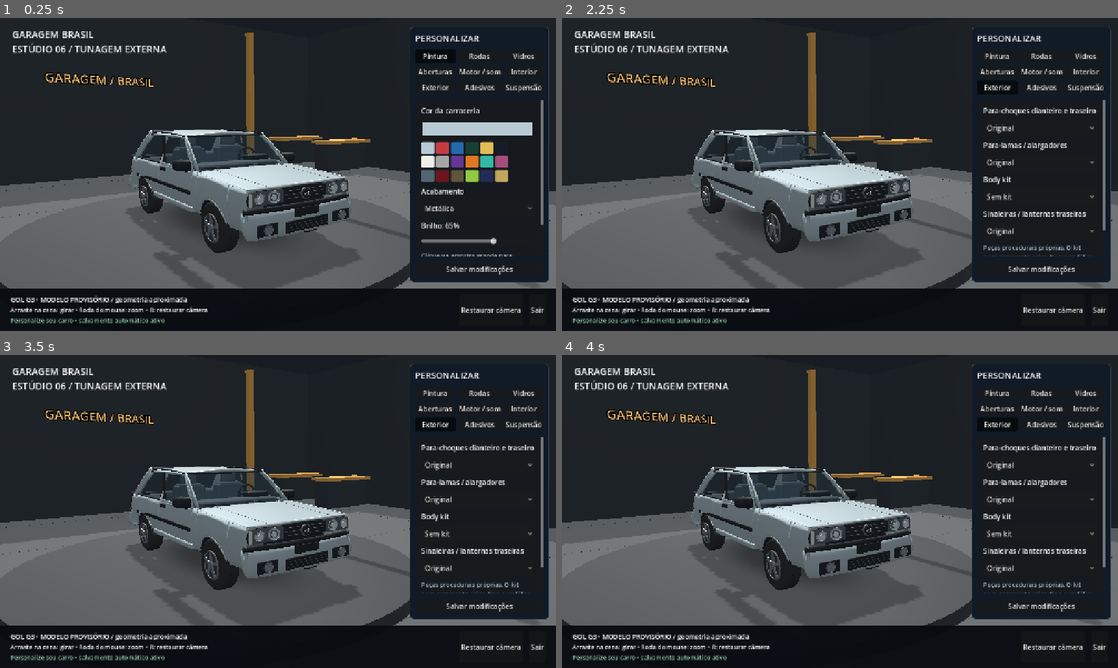
Above: before the commit, frames 1-4 (two rows, left to right).
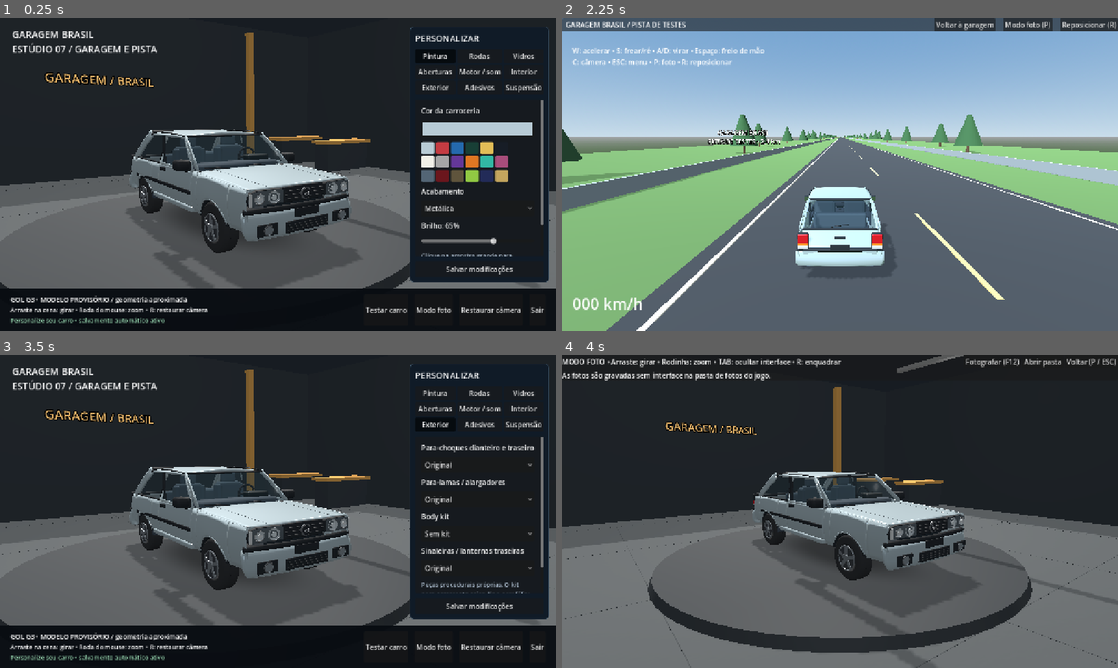
Above: after the commit, the same moments.

Repository: mtsgodinho/garagem-brasil
Game: Godot game, scene res://scenes/garage.tscn
The game is run twice, just before and just after one commit, with the same random seed, the same clock (stepped at 60 frames per second) and the same inputs.
Inputs (mouse positions are in pixels of both pictures, inside the frame that each line leads up to):
- Up to frame 1 (0.25 s): no input
- Up to frame 2 (2.25 s): click "Interior" at 0.5 s; click "Exterior" at 1.25 s; click (945, 309) at 2 s, where only the run after the commit has a clickable "Testar carro"
- Up to frame 3 (3.5 s): click (400, 361) at 2.75 s, where only the run after the commit has a clickable "Voltar à garagem"
- Up to frame 4 (4 s): click (995, 646) at 3.5 s, where only the run after the commit has a clickable "Modo foto"

The runs differ from the first frame. In frame 1, 0.4% of the frame differs, in the area x 10-82%, y 8-95%; in frame 2, 90%, in the area x 0-100%, y 0-100%; in frame 3, 0.4%; in frame 4, 39%.

Commit message:
Implementa pista arcade retorno à garagem e modo foto com PNG local

Diff:
--- a/project.godot
+++ b/project.godot
@@ -3,7 +3,7 @@
 
 [application]
 config/name="Garagem Brasil"
-config/version="0.6.0"
+config/version="0.7.0"
 run/main_scene="res://scenes/garage.tscn"
 config/features=PackedStringArray("4.6", "GL Compatibility")
 
--- /dev/null
+++ b/scripts/driving/test_track.gd
@@ -0,0 +1,198 @@
+extends Node3D
+
+const Car = preload("res://scripts/vehicles/placeholder_car.gd")
+const Driver = preload("res://scripts/driving/vehicle_driver.gd")
+signal garage_requested
+signal photo_requested
+var customization: Resource
+var driver: CharacterBody3D
+var camera: Camera3D
+var hud: CanvasLayer
+var speed_label: Label
+var pause_panel: PanelContainer
+var paused := false
+var camera_mode := 0
+var photo_mode := false
+var world: WorldEnvironment
+
+func material(color: String) -> StandardMaterial3D:
+	var mat := StandardMaterial3D.new()
+	mat.albedo_color = Color(color)
+	mat.roughness = 0.9
+	return mat
+
+func block(label: String, size: Vector3, at: Vector3, mat: Material, collision: bool = false) -> void:
+	var mesh := MeshInstance3D.new()
+	mesh.name = label
+	var shape := BoxMesh.new()
+	shape.size = size
+	mesh.mesh = shape
+	mesh.position = at
+	mesh.material_override = mat
+	add_child(mesh)
+	if collision:
+		var body := StaticBody3D.new()
+		var collider := CollisionShape3D.new()
+		var box := BoxShape3D.new()
+		box.size = size
+		collider.shape = box
+		body.position = at
+		body.add_child(collider)
+		add_child(body)
+
+func instances(mesh: Mesh, mat: Material, transforms: Array[Transform3D]) -> void:
+	var node := MultiMeshInstance3D.new()
+	node.multimesh = MultiMesh.new()
+	node.multimesh.transform_format = MultiMesh.TRANSFORM_3D
+	node.multimesh.mesh = mesh
+	node.multimesh.instance_count = transforms.size()
+	for i in transforms.size(): node.multimesh.set_instance_transform(i,transforms[i])
+	node.material_override = mat
+	add_child(node)
+
+func _ready() -> void:
+	name = "TestTrack"
+	world = WorldEnvironment.new()
+	var env := Environment.new()
+	env.background_mode = Environment.BG_SKY
+	var sky := Sky.new()
+	var sky_mat := ProceduralSkyMaterial.new()
+	sky_mat.sky_top_color = Color("679acd")
+	sky_mat.sky_horizon_color = Color("c9ddea")
+	sky_mat.ground_bottom_color = Color("45653c")
+	sky.sky_material = sky_mat
+	env.sky = sky
+	env.ambient_light_source = Environment.AMBIENT_SOURCE_COLOR
+	env.ambient_light_color = Color("d9e3ef")
+	env.ambient_light_energy = 0.5
+	env.reflected_light_source = Environment.REFLECTION_SOURCE_SKY
+	world.environment = env
+	add_child(world)
+	var sun := DirectionalLight3D.new()
+	sun.rotation_degrees = Vector3(-48,-35,0)
+	sun.light_energy = 0.9
+	sun.shadow_enabled = true
+	sun.shadow_opacity = 0.6
+	sun.directional_shadow_max_distance = 90
+	add_child(sun)
+	block("Ground",Vector3(90,1,2400),Vector3(0,-0.51,0),material("547746"),true)
+	block("Asphalt",Vector3(12,0.02,2400),Vector3(0,-0.01,0),material("34383c"),true)
+	var white := material("e1e1cb")
+	for x in [-5.5,5.5]: block("EdgeLine",Vector3(0.12,0.008,2400),Vector3(x,0.005,0),white)
+	var marks := BoxMesh.new()
+	marks.size = Vector3(0.13,0.009,5)
+	var markings: Array[Transform3D] = []
+	for z in range(-1180,1190,14): markings.append(Transform3D(Basis(),Vector3(0,0.006,z)))
+	instances(marks,material("dec17a"),markings)
+	for x in [-13.0,13.0]: block("Guardrail",Vector3(0.18,0.8,2400),Vector3(x,0.4,0),material("89969c"),true)
+	for z in [-1198.0,1198.0]: block("EndBarrier",Vector3(26,1.0,0.3),Vector3(0,0.5,z),material("bb7449"),true)
+	var trunk := CylinderMesh.new()
+	trunk.top_radius = 0.16
+	trunk.bottom_radius = 0.25
+	trunk.height = 2.3
+	trunk.radial_segments = 6
+	var crown := CylinderMesh.new()
+	crown.top_radius = 0.3
+	crown.bottom_radius = 2.3
+	crown.height = 5.2
+	crown.radial_segments = 7
+	var trunks: Array[Transform3D] = []
+	var crowns: Array[Transform3D] = []
+	for side in [-1,1]:
+		for i in range(80):
+			var at := Vector3(side*(19.0+(i%4)*2.1),1.15,-1160+i*29)
+			trunks.append(Transform3D(Basis(),at))
+			crowns.append(Transform3D(Basis(),at+Vector3(0,2.7,0)))
+	instances(trunk,material("695442"),trunks)
+	instances(crown,material("345c38"),crowns)
+	var sign := Label3D.new()
+	sign.text = "GARAGEM BRASIL\nPISTA DE TESTES • 2,4 km"
+	sign.position = Vector3(-8,2.7,842)
+	sign.rotation.y = 0
+	sign.font_size = 48
+	sign.pixel_size = 0.007
+	add_child(sign)
+	driver = Driver.new()
+	driver.customization = customization
+	add_child(driver)
+	camera = Camera3D.new()
+	camera.current = true
+	camera.fov = 62
+	add_child(camera)
+	build_ui()
+	update_camera(1.0)
+
+func build_ui() -> void:
+	hud = CanvasLayer.new()
+	add_child(hud)
+	var root := Control.new()
+	root.set_anchors_and_offsets_preset(Control.PRESET_FULL_RECT)
+	root.mouse_filter = Control.MOUSE_FILTER_IGNORE
+	hud.add_child(root)
+	var panel := PanelContainer.new()
+	panel.set_anchors_and_offsets_preset(Control.PRESET_TOP_WIDE)
+	root.add_child(panel)
+	var row := HBoxContainer.new()
+	row.add_theme_constant_override("separation",18)
+	panel.add_child(row)
+	var title := Label.new()
+	title.text = "  GARAGEM BRASIL / PISTA DE TESTES"
+	title.size_flags_horizontal = Control.SIZE_EXPAND_FILL
+	row.add_child(title)
+	for spec in [["Voltar à garagem",func() -> void: garage_requested.emit()],["Modo foto (P)",func() -> void: photo_requested.emit()],["Reposicionar (R)",func() -> void: driver.reset_vehicle()]]:
+		var button := Button.new()
+		button.text = spec[0]
+		button.focus_mode = Control.FOCUS_NONE
+		button.pressed.connect(spec[1])
+		row.add_child(button)
+	var info := Label.new()
+	info.text = "W: acelerar • S: frear/ré • A/D: virar • Espaço: freio de mão\nC: câmera • ESC: menu • P: foto • R: reposicionar"
+	info.position = Vector2(24,64)
+	root.add_child(info)
+	speed_label = Label.new()
+	speed_label.set_anchors_and_offsets_preset(Control.PRESET_BOTTOM_LEFT)
+	speed_label.position = Vector2(24,-88)
+	speed_label.add_theme_font_size_override("font_size",36)
+	root.add_child(speed_label)
+	pause_panel = PanelContainer.new()
+	pause_panel.set_anchors_and_offsets_preset(Control.PRESET_CENTER)
+	pause_panel.position = Vector2(-145,-100)
+	pause_panel.custom_minimum_size = Vector2(290,200)
+	root.add_child(pause_panel)
+	var column := VBoxContainer.new()
+	pause_panel.add_child(column)
+	var label := Label.new()
+	label.text = "PISTA PAUSADA"
+	column.add_child(label)
+	for spec in [["Continuar",func() -> void: set_paused(false)],["Voltar à garagem",func() -> void: garage_requested.emit()],["Reposicionar carro",func() -> void: driver.reset_vehicle(); set_paused(false)]]:
+		var button := Button.new()
+		button.text = spec[0]
+		button.focus_mode = Control.FOCUS_NONE
+		button.pressed.connect(spec[1])
+		column.add_child(button)
+	pause_panel.hide()
+
+func set_paused(value: bool) -> void:
+	paused = value
+	driver.controls_enabled = not value and not photo_mode
+	pause_panel.visible = value
+
+func _process(delta: float) -> void:
+	speed_label.text = "%03d km/h  %s" % [roundi(absf(driver.speed)*3.6),"RÉ" if driver.speed < -0.2 else ""]
+	if not photo_mode: update_camera(delta)
+
+func update_camera(delta: float) -> void:
+	var at: Vector3 = driver.global_position
+	var offset := Vector3(0,2.7,6.6) if camera_mode == 0 else Vector3(0,1.20,-1.05)
+	var desired: Vector3 = at+driver.global_basis*offset
+	camera.global_position = desired if camera_mode == 1 else camera.global_position.lerp(desired,1.0-exp(-8*delta))
+	camera.look_at(at+driver.global_basis*Vector3(0,0.9,-6))
+
+func _unhandled_key_input(event: InputEvent) -> void:
+	if not event is InputEventKey or not event.pressed or event.echo or photo_mode: return
+	if event.keycode == KEY_ESCAPE: set_paused(not paused)
+	elif event.keycode == KEY_C:
+		camera_mode = (camera_mode+1)%2
+		update_camera(1)
+	elif event.keycode == KEY_R: driver.reset_vehicle()
+	elif event.keycode == KEY_P: photo_requested.emit()
--- /dev/null
+++ b/scripts/driving/vehicle_driver.gd
@@ -0,0 +1,70 @@
+extends CharacterBody3D
+## Modelo cinemático de bicicleta com colisão e gravidade; condução arcade.
+const Car = preload("res://scripts/vehicles/placeholder_car.gd")
+var customization: Resource
+var visual: Node3D
+var speed := 0.0
+var steering := 0.0
+var throttle := 0.0
+var controls_enabled := true
+var manual_controls := false
+var test_accelerate := false
+var test_brake := false
+var test_turn := 0.0
+var test_handbrake := false
+
+func _ready() -> void:
+	name = "DrivenVehicle"
+	var collision := CollisionShape3D.new()
+	var shape := BoxShape3D.new()
+	shape.size = Vector3(1.6,1.38,3.85)
+	collision.shape = shape
+	collision.position.y = 0.69
+	add_child(collision)
+	visual = Car.new()
+	add_child(visual)
+	visual.position.y = -0.105
+	visual.apply_customization(customization)
+	reset_vehicle()
+
+func reset_vehicle() -> void:
+	position = Vector3(-2.7,0.04,850)
+	rotation = Vector3.ZERO
+	velocity = Vector3.ZERO
+	speed = 0
+	steering = 0
+	throttle = 0
+
+func _physics_process(delta: float) -> void:
+	if not controls_enabled:
+		return
+	var accel := test_accelerate if manual_controls else Input.is_physical_key_pressed(KEY_W)
+	var brake := test_brake if manual_controls else Input.is_physical_key_pressed(KEY_S)
+	var turn := test_turn if manual_controls else float(Input.is_physical_key_pressed(KEY_D))-float(Input.is_physical_key_pressed(KEY_A))
+	var handbrake := test_handbrake if manual_controls else Input.is_physical_key_pressed(KEY_SPACE)
+	throttle = move_toward(throttle,1.0 if accel else 0.0,delta*2.0)
+	if handbrake or (accel and brake): speed = move_toward(speed,0,20*delta)
+	elif accel:
+		if speed < -0.3: speed = move_toward(speed,0,13*delta)
+		else: speed = minf(35.0,speed+maxf(0.25,6.0*(1-speed/36.0))*throttle*delta)
+	elif brake:
+		if speed > 0.3: speed = move_toward(speed,0,14*delta)
+		else: speed = maxf(-8.0,speed-3.5*delta)
+	else: speed = move_toward(speed,0,(0.65+0.002*speed*speed)*delta)
+	if absf(position.x)>6: speed = move_toward(speed,0,3.0*delta)
+	steering = move_toward(steering,turn*deg_to_rad(28)*lerpf(1.0,0.25,clampf(absf(speed)/35.0,0,1)),delta*1.8)
+	rotation.y -= speed/2.45*tan(steering)*delta
+	var forward := -global_basis.z
+	velocity.x = forward.x*speed
+	velocity.z = forward.z*speed
+	if not is_on_floor(): velocity.y -= 18*delta
+	else: velocity.y = -0.1
+	move_and_slide()
+	if get_slide_collision_count()>0:
+		for i in get_slide_collision_count():
+			if absf(get_slide_collision(i).get_normal().dot(forward))>0.5:
+				speed = velocity.dot(forward)
+	for wheel in visual.wheels:
+		wheel.rotation.x -= speed/0.32*delta
+		wheel.rotation.y = -steering if str(wheel.name).contains("Front") else 0.0
+	if position.y < -5: reset_vehicle()
--- a/scripts/garage.gd
+++ b/scripts/garage.gd
@@ -15,6 +15,9 @@
 var save_timer: Timer
 var dirty := false
 var exit_dialog: ConfirmationDialog
+var track: Node3D
+var photo: Node3D
+var studio_environment: Environment
 
 func _ready() -> void:
 	store = SaveStore.new(save_path)
@@ -138,6 +141,8 @@
 	customization_ui.exit_requested.connect(request_exit)
 	customization_ui.save_requested.connect(save_now)
 	customization_ui.view_requested.connect(camera.focus_detail)
+	customization_ui.drive_requested.connect(enter_track)
+	customization_ui.photo_requested.connect(enter_photo)
 	customization_ui.opening_requested.connect(get_node("VehicleVisual").set_part_open)
 	if persistence_enabled:
 		customization_ui.set_save_status(store.message,store.load_result in ["invalid","recovered"])
@@ -180,3 +185,65 @@
 func _notification(what: int) -> void:
 	if what == NOTIFICATION_WM_CLOSE_REQUEST and is_node_ready():
 		request_exit()
+
+func enter_track() -> void:
+	if track != null or photo != null: return
+	if dirty and not save_now(): return
+	studio_environment = get_node("WorldEnvironment").environment
+	get_node("WorldEnvironment").environment = null
+	visible = false
+	customization_ui.hide()
+	camera.set_process_input(false)
+	camera.set_process_unhandled_input(false)
+	track = load("res://scripts/driving/test_track.gd").new()
+	track.customization = customization
+	track.garage_requested.connect(leave_track)
+	track.photo_requested.connect(enter_photo)
+	get_tree().root.add_child(track)
+
+func leave_track() -> void:
+	if track == null: return
+	track.world.environment = null
+	track.driver.controls_enabled = false
+	track.queue_free()
+	track = null
+	get_node("WorldEnvironment").environment = studio_environment
+	visible = true
+	customization_ui.show()
+	camera.set_process_input(true)
+	camera.set_process_unhandled_input(true)
+	camera.make_current()
+
+func enter_photo() -> void:
+	if photo != null: return
+	photo = load("res://scripts/photo/photo_mode.gd").new()
+	if track != null:
+		track.photo_mode = true
+		track.driver.controls_enabled = false
+		track.hud.hide()
+		photo.target = track.driver.global_position
+		photo.previous_camera = track.camera
+	else:
+		customization_ui.hide()
+		camera.set_process_input(false)
+		camera.set_process_unhandled_input(false)
+		photo.target = Vector3.ZERO
+		photo.previous_camera = camera
+	photo.finished.connect(leave_photo)
+	get_tree().root.add_child(photo)
+
+func leave_photo() -> void:
+	photo = null
+	if track != null:
+		track.photo_mode = false
+		track.driver.controls_enabled = not track.paused
+		track.hud.show()
+	else:
+		customization_ui.show()
+		camera.set_process_input(true)
+		camera.set_process_unhandled_input(true)
+
+func _unhandled_key_input(event: InputEvent) -> void:
+	if track == null and photo == null and event is InputEventKey and event.pressed and not event.echo and event.keycode == KEY_P:
+		get_viewport().set_input_as_handled()
+		enter_photo()
--- /dev/null
+++ b/scripts/photo/photo_mode.gd
@@ -0,0 +1,102 @@
+extends Node3D
+const Orbit = preload("res://scripts/camera/orbit_camera.gd")
+signal finished
+var target := Vector3.ZERO
+var previous_camera: Camera3D
+var camera: Camera3D
+var overlay: CanvasLayer
+var status: Label
+var output_dir := "user://photos"
+var capturing := false
+var first_frame := 0
+var last_photo := ""
+
+func _ready() -> void:
+	first_frame = Engine.get_process_frames()
+	camera = Orbit.new()
+	camera.target = target+Vector3(0,0.85,0)
+	camera.h_offset = 0
+	camera.fov = 50
+	camera.distance = 6.0
+	add_child(camera)
+	camera.make_current()
+	overlay = CanvasLayer.new()
+	overlay.layer = 10
+	add_child(overlay)
+	var panel := PanelContainer.new()
+	panel.set_anchors_and_offsets_preset(Control.PRESET_TOP_WIDE)
+	overlay.add_child(panel)
+	var column := VBoxContainer.new()
+	panel.add_child(column)
+	var row := HBoxContainer.new()
+	column.add_child(row)
+	var title := Label.new()
+	title.text = "MODO FOTO • Arraste: girar • Rodinha: zoom • TAB: ocultar interface • R: enquadrar"
+	title.size_flags_horizontal = Control.SIZE_EXPAND_FILL
+	row.add_child(title)
+	var shoot := Button.new()
+	shoot.text = "Fotografar (F12)"
+	shoot.pressed.connect(capture)
+	row.add_child(shoot)
+	var folder := Button.new()
+	folder.text = "Abrir pasta"
+	folder.pressed.connect(func() -> void:
+		if DirAccess.make_dir_recursive_absolute(output_dir) != OK or OS.shell_open(ProjectSettings.globalize_path(output_dir)) != OK:
+			status.text = "Não foi possível abrir a pasta de fotos.")
+	row.add_child(folder)
+	var back := Button.new()
+	back.text = "Voltar (P / ESC)"
+	back.pressed.connect(close)
+	row.add_child(back)
+	status = Label.new()
+	status.autowrap_mode = TextServer.AUTOWRAP_WORD_SMART
+	status.text = "As fotos são gravadas sem interface na pasta de fotos do jogo."
+	column.add_child(status)
+
+func close() -> void:
+	if capturing: return
+	previous_camera.make_current()
+	finished.emit()
+	queue_free()
+
+func capture() -> bool:
+	if capturing: return false
+	capturing = true
+	var was_visible := overlay.visible
+	overlay.hide()
+	await get_tree().process_frame
+	await RenderingServer.frame_post_draw
+	var result := DirAccess.make_dir_recursive_absolute(output_dir)
+	if result == OK:
+		var stamp := Time.get_datetime_string_from_system().replace(":","-")
+		last_photo = output_dir.path_join("garagem-"+stamp+"-"+str(Time.get_ticks_usec())+".png")
+		var original := last_photo.trim_suffix(".png")
+		var index := 1
+		while FileAccess.file_exists(last_photo):
+			last_photo = original+"-"+str(index)+".png"
+			index += 1
+		result = get_viewport().get_texture().get_image().save_png(last_photo)
+	overlay.visible = was_visible
+	capturing = false
+	status.text = "Foto salva: "+ProjectSettings.globalize_path(last_photo) if result == OK else "Não foi possível salvar a foto. Verifique espaço e permissão da pasta."
+	return result == OK
+
+func _unhandled_key_input(event: InputEvent) -> void:
+	if capturing or Engine.get_process_frames() <= first_frame+1: return
+	if not event is InputEventKey or not event.pressed or event.echo: return
+	if event.keycode in [KEY_ESCAPE,KEY_P]:
+		get_viewport().set_input_as_handled()
+		close()
+	elif event.keycode == KEY_R:
+		camera.target = target+Vector3(0,0.85,0)
+		camera.yaw = 0.65
+		camera.pitch = 0.15
+		camera.distance = 6.0
+		camera.update_view()
+		get_viewport().set_input_as_handled()
+	elif event.keycode == KEY_F12:
+		get_viewport().set_input_as_handled()
+		capture()
+	elif event.keycode == KEY_TAB:
+		overlay.visible = not overlay.visible
+		get_viewport().set_input_as_handled()
--- a/scripts/ui/customization_panel.gd
+++ b/scripts/ui/customization_panel.gd
@@ -2,6 +2,8 @@
 
 const State = preload("res://scripts/customization/vehicle_customization.gd")
 
+signal drive_requested
+signal photo_requested
 signal customization_changed
 signal restore_camera
 signal view_requested(part: String)
@@ -104,7 +106,7 @@
 	root.set_anchors_and_offsets_preset(Control.PRESET_FULL_RECT)
 	root.mouse_filter = Control.MOUSE_FILTER_IGNORE
 	add_child(root)
-	var heading := label("GARAGEM BRASIL\nESTÚDIO 06 / TUNAGEM EXTERNA",22)
+	var heading := label("GARAGEM BRASIL\nESTÚDIO 07 / GARAGEM E PISTA",22)
 	heading.position = Vector2(28,22)
 	root.add_child(heading)
 	var panel := PanelContainer.new()
@@ -185,6 +187,14 @@
 	status.autowrap_mode = TextServer.AUTOWRAP_WORD_SMART
 	status.modulate = Color("e3b36c")
 	info.add_child(status)
+	var drive := Button.new()
+	drive.text = "Testar carro"
+	drive.pressed.connect(func() -> void: drive_requested.emit())
+	row.add_child(drive)
+	var photo := Button.new()
+	photo.text = "Modo foto"
+	photo.pressed.connect(func() -> void: photo_requested.emit())
+	row.add_child(photo)
 	var reset := Button.new()
 	reset.text = "Restaurar câmera"
 	reset.pressed.connect(func() -> void: restore_camera.emit())
--- /dev/null
+++ b/tests/driving.gd
@@ -0,0 +1,84 @@
+extends SceneTree
+var failed := false
+var checks := 0
+func _initialize() -> void: call_deferred("run")
+func check(condition: bool, message: String) -> void:
+	checks+=1
+	if not condition and not failed:
+		failed = true
+		push_error(message)
+		quit(1)
+func frames(count: int) -> void:
+	for i in count: await physics_frame
+func run() -> void:
+	var garage: Node3D = load("res://scenes/garage.tscn").instantiate()
+	garage.persistence_enabled = false
+	root.add_child(garage)
+	garage.customization.body_color = Color("cc2345")
+	garage.customization.wheel_model = 9
+	garage.customization.lowering_cm = 6
+	garage.apply_customization()
+	garage.enter_track()
+	await process_frame
+	var track: Node3D = garage.track
+	var driver: CharacterBody3D = track.driver
+	driver.manual_controls = true
+	check(not garage.visible and not garage.customization_ui.visible,"Garagem oculta ao entrar na pista")
+	check(driver.visual.body_material.albedo_color.is_equal_approx(Color("cc2345")),"Pintura preservada")
+	check(driver.visual.wheels[0].get_meta("model") == 9,"Rodas preservadas")
+	check(driver.customization.lowering_cm == 6,"Rebaixamento preservado")
+	await frames(15)
+	var start: Vector3 = driver.position
+	driver.test_accelerate = true
+	await frames(120)
+	check(driver.speed>4 and driver.position.z<start.z-3,"Acelera e anda para frente")
+	check(driver.position.y > -0.05 and driver.position.y < 0.1,"Contato com piso sem afundar")
+	track.camera_mode = 1
+	track.update_camera(1.0/60.0)
+	check(track.camera.global_position.distance_to(driver.global_position+driver.global_basis*Vector3(0,1.20,-1.05))<0.001,"Câmera de capô sem atraso que atravesse o interior")
+	var speed: float = driver.speed
+	driver.test_accelerate = false
+	driver.test_handbrake = true
+	await frames(45)
+	check(absf(driver.speed)<speed,"Freio de mão desacelera")
+	driver.test_handbrake = false
+	driver.test_brake = true
+	await frames(90)
+	check(driver.speed<0,"S dá ré após frear")
+	driver.reset_vehicle()
+	driver.test_brake = false
+	driver.test_accelerate = true
+	driver.test_turn = 1
+	await frames(90)
+	check(driver.rotation.y < -0.01,"D vira para a direita")
+	driver.reset_vehicle()
+	driver.test_accelerate = false
+	driver.test_turn = 0
+	driver.position = Vector3(-2.7,0.02,-1194)
+	driver.speed = 15
+	await frames(45)
+	check(driver.position.z > -1197 and absf(driver.speed)<0.5,"Barreira impede atravessar fim da pista")
+	track.set_paused(true)
+	var paused_at: Vector3 = driver.position
+	await frames(10)
+	check(driver.position.is_equal_approx(paused_at),"Menu pausa movimento")
+	track.set_paused(false)
+	garage.enter_photo()
+	await process_frame
+	check(not driver.controls_enabled and not track.hud.visible,"Modo foto congela carro e oculta HUD")
+	garage.photo.close()
+	await process_frame
+	check(driver.controls_enabled and track.hud.visible,"Sair da foto retoma pista")
+	garage.leave_track()
+	await process_frame
+	check(garage.visible and garage.customization_ui.visible,"Volta à garagem")
+	check(garage.get_world_3d().environment == garage.get_node("WorldEnvironment").environment,"Iluminação da garagem restaurada")
+	garage.enter_track()
+	await process_frame
+	check(garage.track != null,"Pode entrar na pista novamente")
+	garage.leave_track()
+	await process_frame
+	check(garage.customization.body_color.is_equal_approx(Color("cc2345")),"Volta com escolhas preservadas")
+	if not failed:
+		print("PASS: %d verificações de direção, pausa, foto e retorno" % checks)
+		quit()
--- /dev/null
+++ b/tests/render_driving.gd
@@ -0,0 +1,55 @@
+extends SceneTree
+var output := "/workspace/.runtime/driving/run-%s" % str(Time.get_unix_time_from_system()).replace(".","-")
+var garage: Node3D
+func _initialize() -> void: call_deferred("run")
+func capture(name: String) -> void:
+	for i in 6: await process_frame
+	await RenderingServer.frame_post_draw
+	assert(root.get_texture().get_image().save_png(output.path_join(name+".png")) == OK)
+	print("CAPTURE: "+output.path_join(name+".png"))
+func run() -> void:
+	DirAccess.make_dir_recursive_absolute(output)
+	garage = load("res://scenes/garage.tscn").instantiate()
+	garage.persistence_enabled = false
+	root.add_child(garage)
+	garage.customization.body_color = Color("a7273e")
+	garage.customization.wheel_model = 9
+	garage.customization.wheel_inches = 17
+	garage.customization.body_kit = 2
+	garage.apply_customization()
+	await capture("077-garagem-testar-carro")
+	garage.enter_track()
+	var track: Node3D = garage.track
+	track.driver.manual_controls = true
+	await capture("078-pista-terceira-pessoa")
+	track.driver.test_accelerate = true
+	await create_timer(2.5).timeout
+	await capture("079-dirigindo-velocimetro")
+	track.camera_mode = 1
+	track.update_camera(1)
+	await capture("080-camera-de-capo")
+	track.set_paused(true)
+	await capture("081-menu-da-pista")
+	track.set_paused(false)
+	garage.enter_photo()
+	garage.photo.output_dir = output
+	await capture("082-modo-foto-pista")
+	assert(await garage.photo.capture(),"PNG de foto deve ser salvo")
+	var photo_path: String = garage.photo.last_photo
+	var loaded := Image.load_from_file(photo_path)
+	assert(loaded != null and loaded.get_width()>0 and loaded.get_height()>0,"Foto PNG válida")
+	print("PHOTO: "+photo_path)
+	garage.photo.close()
+	await process_frame
+	garage.leave_track()
+	await process_frame
+	await capture("083-retorno-garagem")
+	garage.enter_photo()
+	garage.photo.output_dir = output
+	assert(await garage.photo.capture(),"Foto também funciona na garagem")
+	print("PHOTO: "+garage.photo.last_photo)
+	garage.photo.close()
+	await process_frame
+	assert(garage.customization_ui.visible,"Interface da garagem restaurada")
+	print("PASS: capturas de pista e PNGs reais sem interface; retorno preservado")
+	quit()
Not shown, changed: AGENTS.md
Not shown, added: docs/PISTA_E_FOTOS.md
Not shown, changed: docs/PLANO.md
